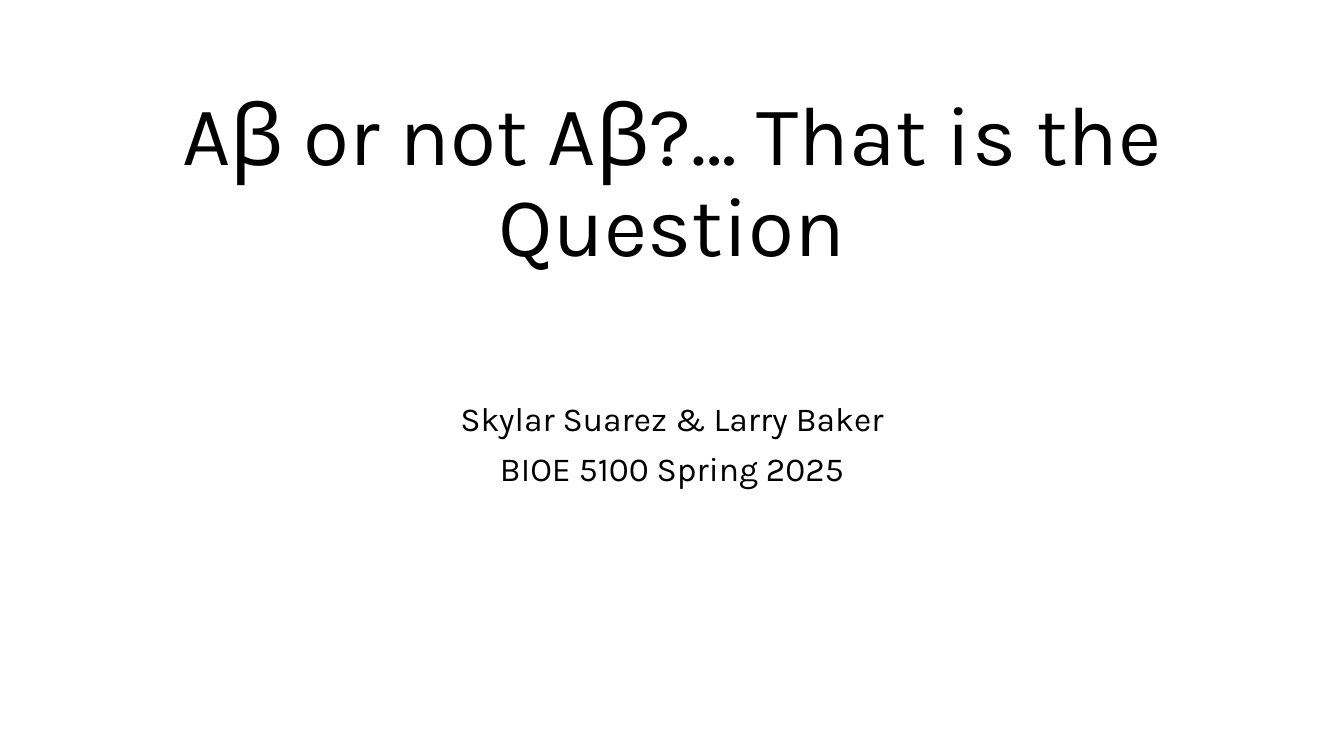
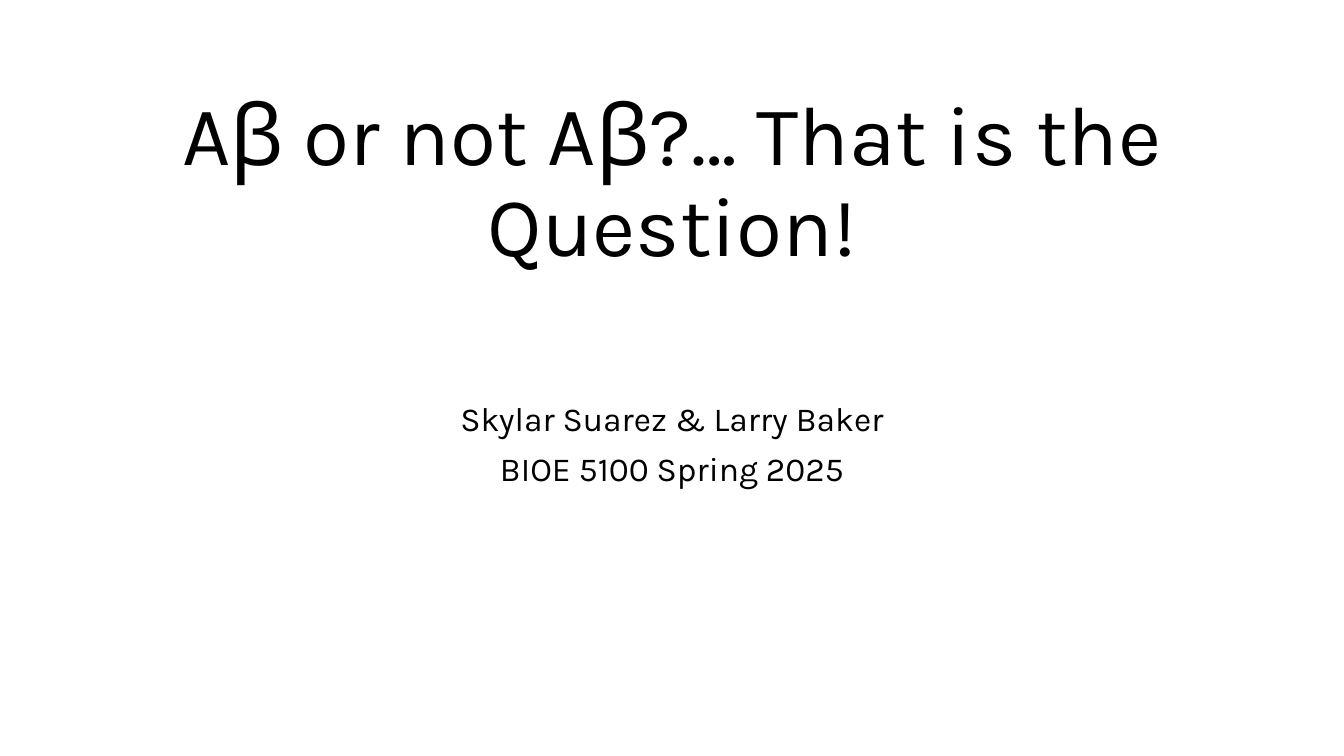
Before and after one commit to skylar-suarez/DIP_finproj_25, a slide deck: slide 1 of BIOE5100_finalproj_spr25.pptx. Drawn at 1344x756 pixels with LibreOffice and Linux fonts; fonts in the diff are those of the drawing. Boxes give left, top, right and bottom in pixels: in the first picture for what was removed or moved away, otherwise in the second. Text is boxed around its words. In the diff, an @@ line names an element or a change of style, - is before the commit and + after.

```diff
--- a/BIOE5100_finalproj_spr25.pptx
+++ b/BIOE5100_finalproj_spr25.pptx
@@ title at [182, 100, 1161, 270]: text changed @@
-Aβ or not Aβ?… That is the Question
+Aβ or not Aβ?… That is the Question!
```
Also in this commit, not shown: 1 other slide changed, 2 slides added, 1 slide removed, 1 other file.
